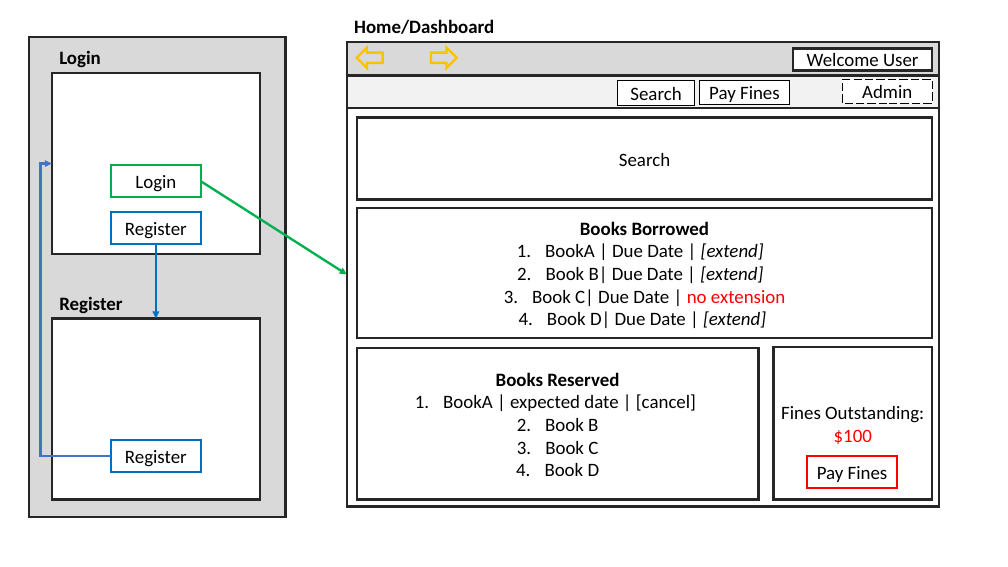
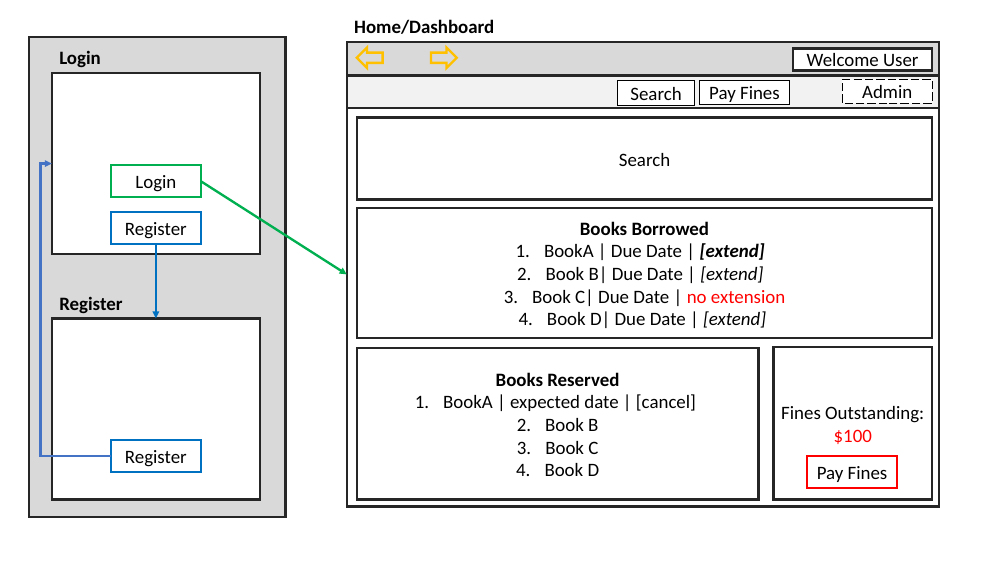
Before and after one commit to ashleyleerx/BT2102-project, a slide deck: slide 1 of FrontEnd_Gui Wireframe.pptx. Drawn at 1008x567 pixels with LibreOffice and Linux fonts; fonts in the diff are those of the drawing. Boxes give left, top, right and bottom in pixels: in the first picture for what was removed or moved away, otherwise in the second. Text is boxed around its words. In the diff, an @@ line names an element or a change of style, - is before the commit and + after.

```diff
--- a/FrontEnd_Gui Wireframe.pptx
+++ b/FrontEnd_Gui Wireframe.pptx
@@ text in rectangle at (544,243,765,260): bold on in "[extend]" @@
```
Also in this commit, not shown: 2 other slides changed, 1 slide added.
